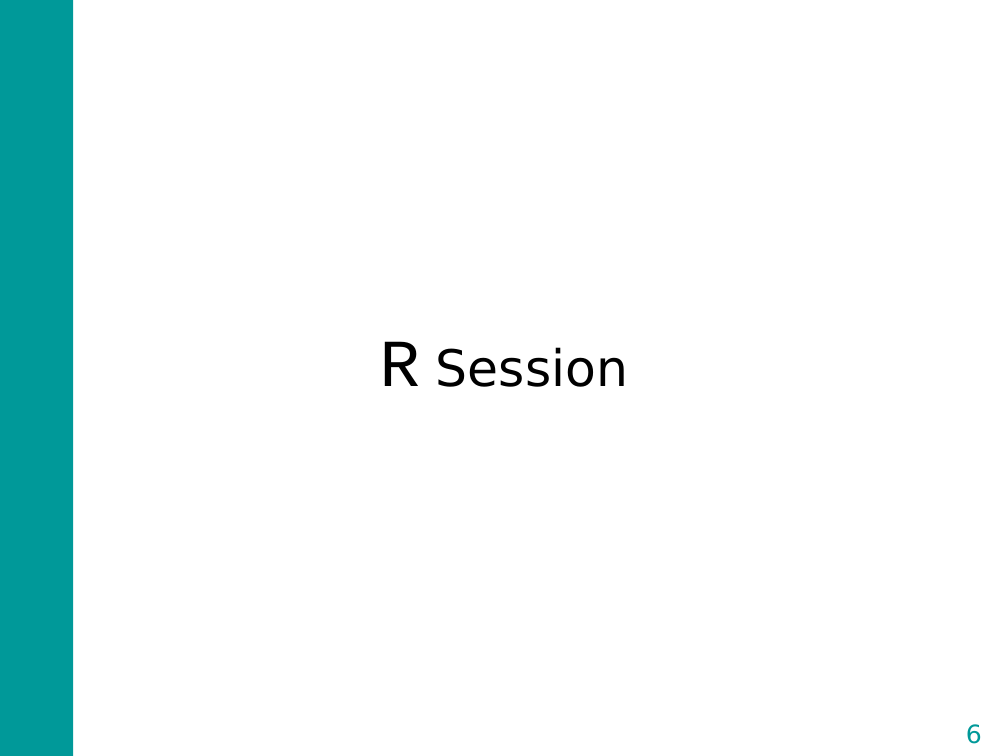
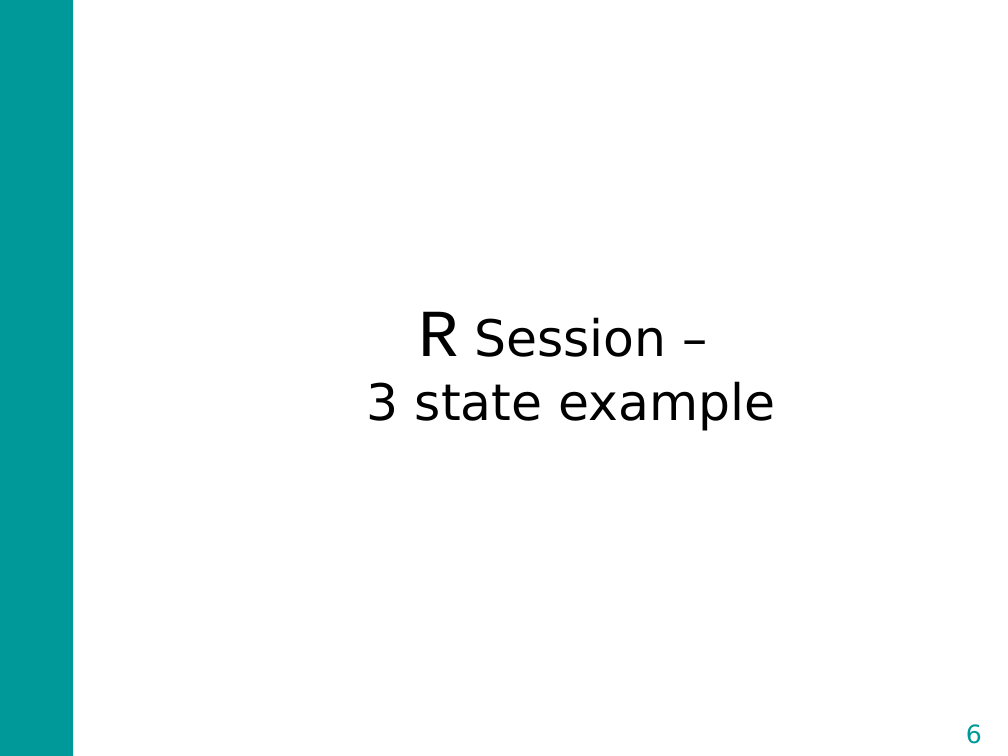
Before and after one commit to DARTH-git/Course-Modularization, a slide deck: slide 6 of Markov models/Slides/Markov Model Variants.pptx. Drawn at 1008x756 pixels with LibreOffice and Linux fonts; fonts in the diff are those of the drawing. Boxes give left, top, right and bottom in pixels: in the first picture for what was removed or moved away, otherwise in the second. Text is boxed around its words. In the diff, an @@ line names an element or a change of style, - is before the commit and + after.

```diff
--- a/Markov models/Slides/Markov Model Variants.pptx
+++ b/Markov models/Slides/Markov Model Variants.pptx
@@ text at (367, 311, 775, 431): text changed @@
-R Session
+R Session –
+3 state example
```
Also in this commit, not shown: 1 other slide changed, 1 slide added, 17 other files.
